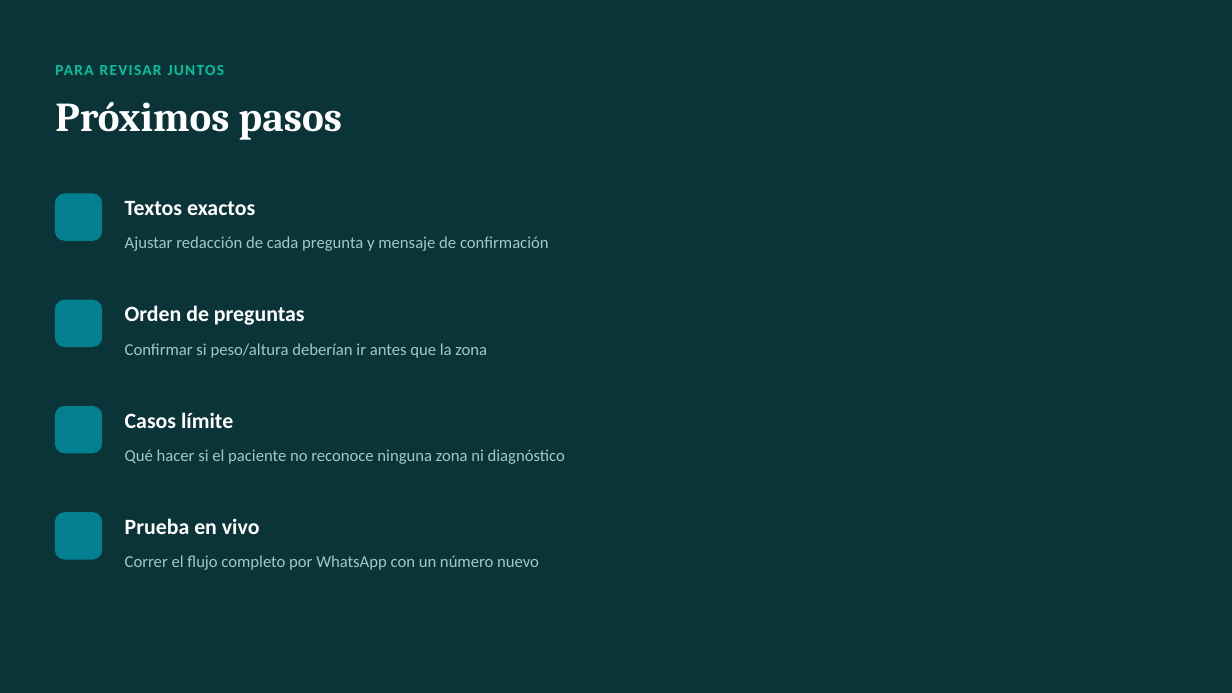
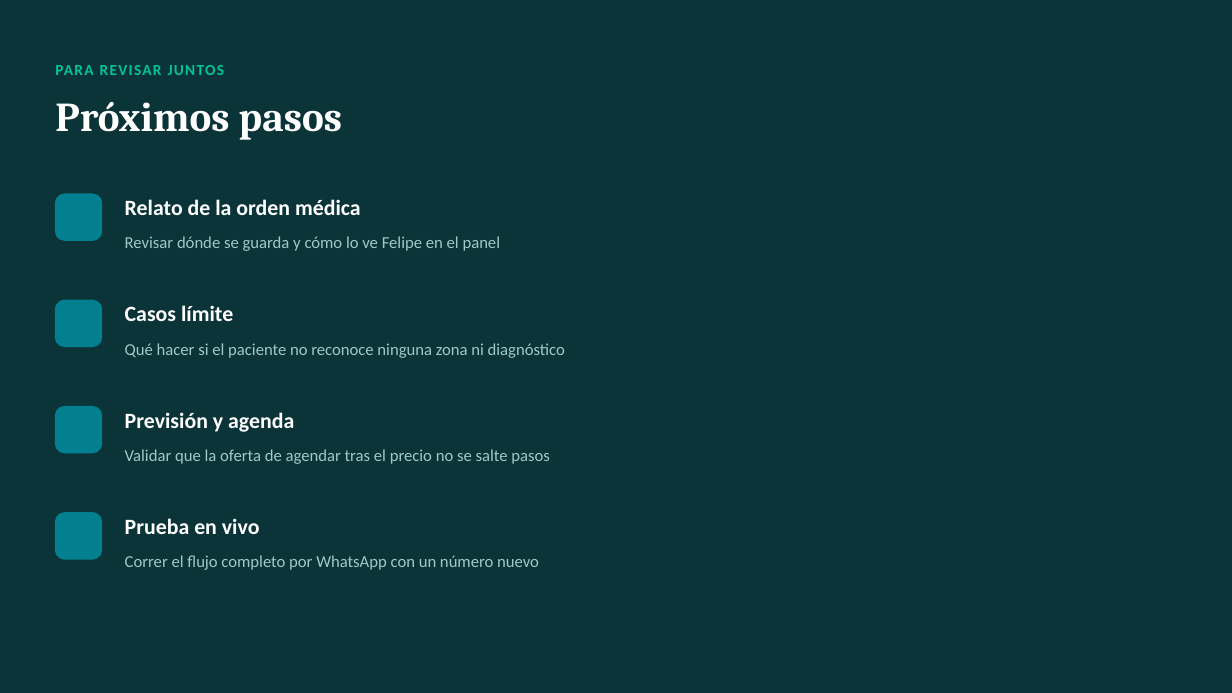
Before and after one commit to rjrodriguezh/meta-ai-agent, a slide deck: slide 10 of docs/flujos_bot_kinesiologia.pptx (slide 9 before the commit). Drawn at 1232x693 pixels with LibreOffice and Linux fonts; fonts in the diff are those of the drawing. Boxes give left, top, right and bottom in pixels: in the first picture for what was removed or moved away, otherwise in the second. Text is boxed around its words. In the diff, an @@ line names an element or a change of style, - is before the commit and + after.

```diff
--- a/docs/flujos_bot_kinesiologia.pptx
+++ b/docs/flujos_bot_kinesiologia.pptx
@@ text at <box>125,199,361,215</box>: text changed @@
-Textos exactos
+Relato de la orden médica
@@ text at <box>125,236,501,251</box>: text changed @@
-Ajustar redacción de cada pregunta y mensaje de confirmación
+Revisar dónde se guarda y cómo lo ve Felipe en el panel
@@ text at <box>125,305,233,321</box>: text changed @@
-Orden de preguntas
+Casos límite
@@ text at <box>125,343,565,358</box>: text changed @@
-Confirmar si peso/altura deberían ir antes que la zona
+Qué hacer si el paciente no reconoce ninguna zona ni diagnóstico
@@ text at <box>125,412,294,432</box>: text changed @@
-Casos límite
+Previsión y agenda
@@ text at <box>125,449,550,464</box>: text changed @@
-Qué hacer si el paciente no reconoce ninguna zona ni diagnóstico
+Validar que la oferta de agendar tras el precio no se salte pasos
```
Also in this commit, not shown: 5 other slides changed, 1 slide added, 4 other files.
